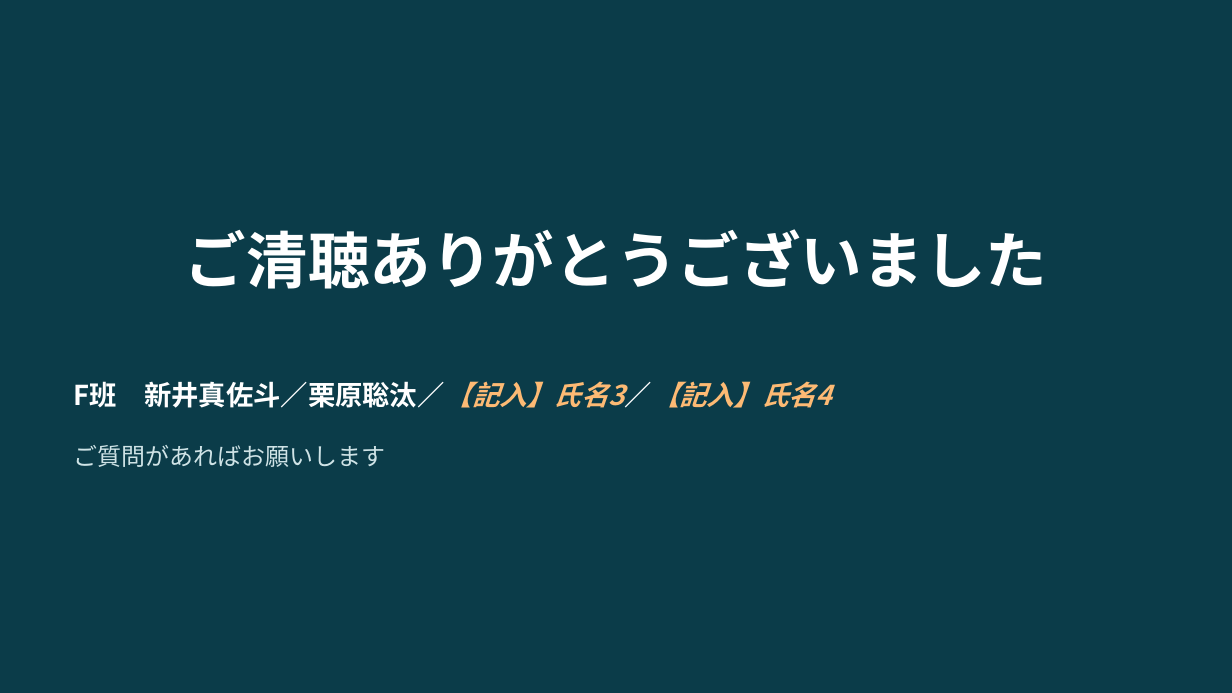
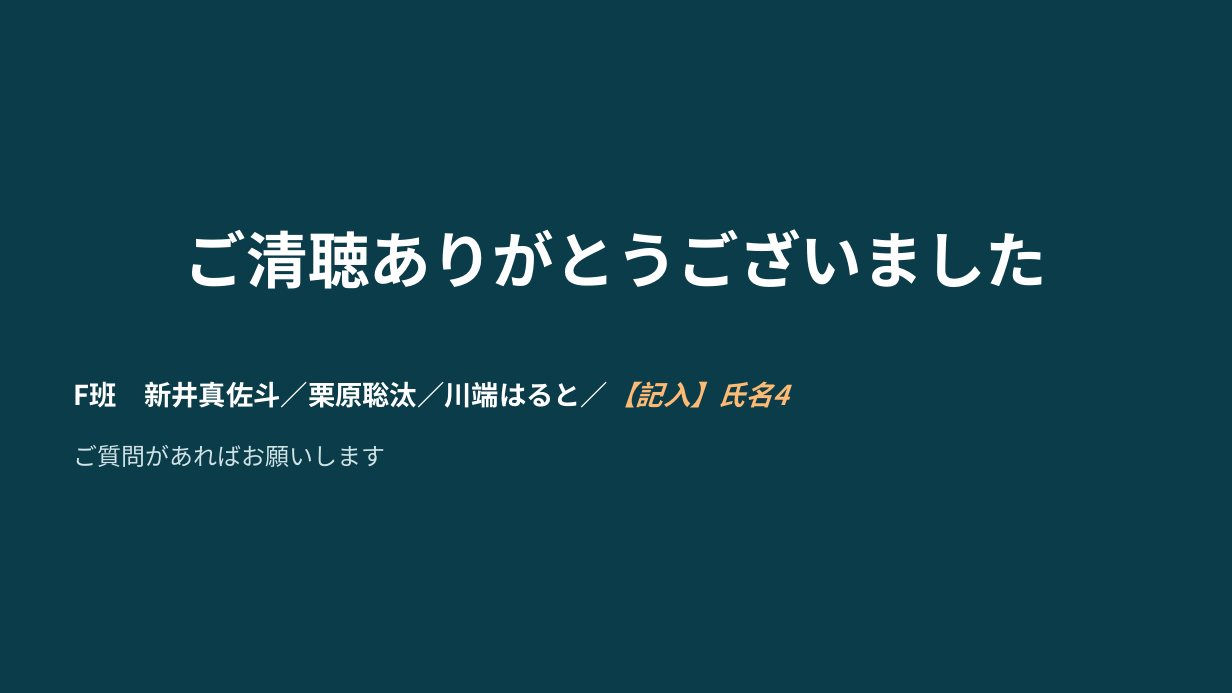
Before and after one commit to amasato1221/web_-application, a slide deck: slide 14 of 成果発表会資料_テンプレート.pptx. Drawn at 1232x693 pixels with LibreOffice and Linux fonts; fonts in the diff are those of the drawing. Boxes give left, top, right and bottom in pixels: in the first picture for what was removed or moved away, otherwise in the second. Text is boxed around its words. In the diff, an @@ line names an element or a change of style, - is before the commit and + after.

```diff
--- a/成果発表会資料_テンプレート.pptx
+++ b/成果発表会資料_テンプレート.pptx
@@ text at [74, 381, 789, 408]: text changed @@
-F班 新井真佐斗／栗原聡汰／【記入】氏名3／【記入】氏名4
+F班 新井真佐斗／栗原聡汰／川端はると／【記入】氏名4
```
Also in this commit, not shown: 3 other slides changed.
